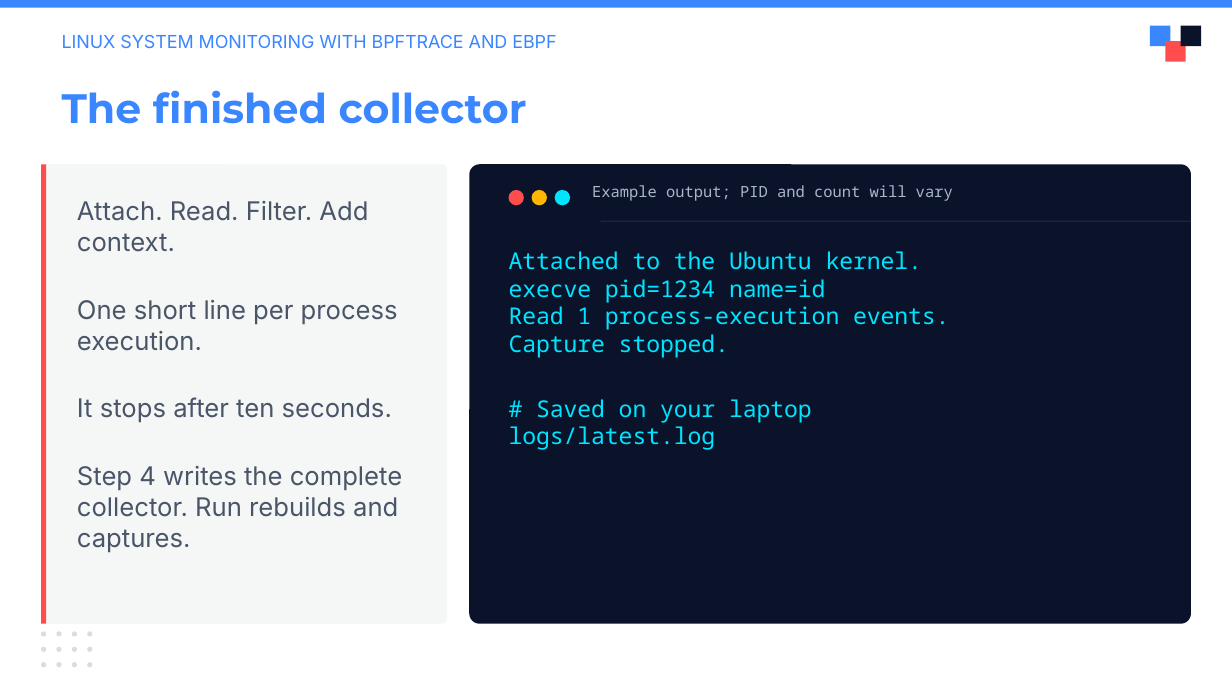
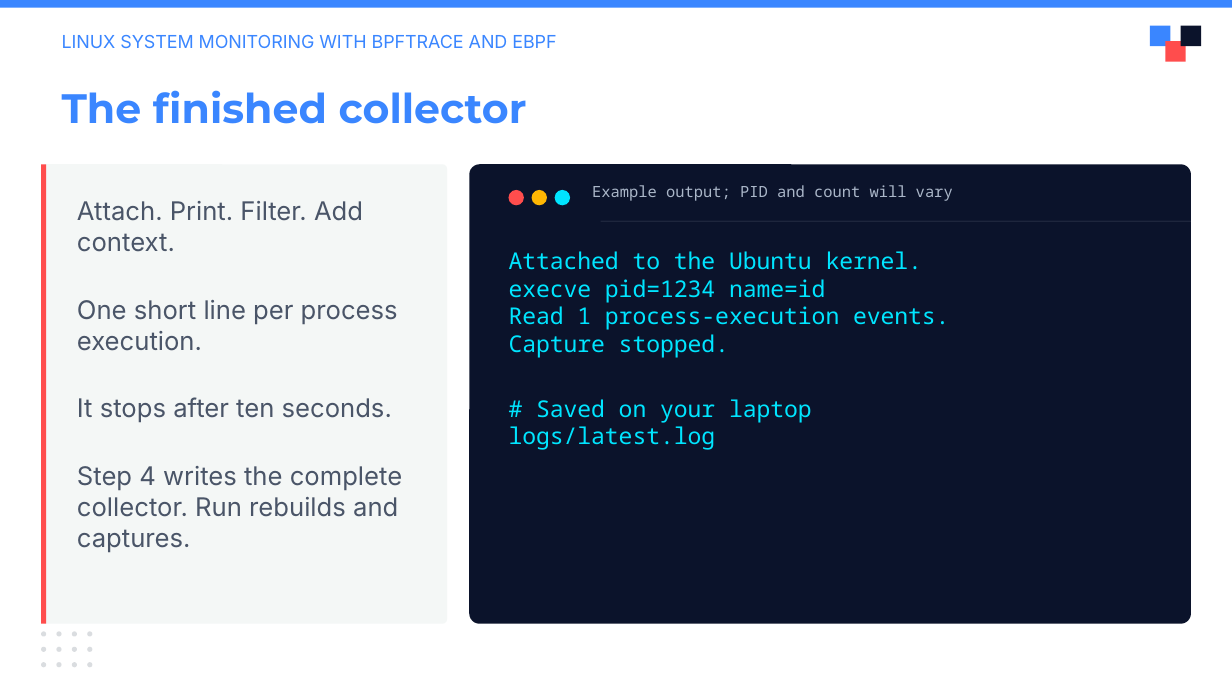
Before and after one commit to julianshalaby-perj/falco-libs-workshop, a slide deck: slide 13 of presentation/falco-libs-intro.pptx. Drawn at 1232x693 pixels with LibreOffice and Linux fonts; fonts in the diff are those of the drawing; background and template pictures are left out. Boxes give left, top, right and bottom in pixels: in the first picture for what was removed or moved away, otherwise in the second. Text is boxed around its words. In the diff, an @@ line names an element or a change of style, - is before the commit and + after.

Commit message:
Teach event printing before filtering in the workshop slides

```diff
--- a/presentation/falco-libs-intro.pptx
+++ b/presentation/falco-libs-intro.pptx
@@ text at [77,201,363,252]: text changed @@
-Attach. Read. Filter. Add context.
+Attach. Print. Filter. Add context.
```
Also in this commit, not shown: 5 other slides changed.
